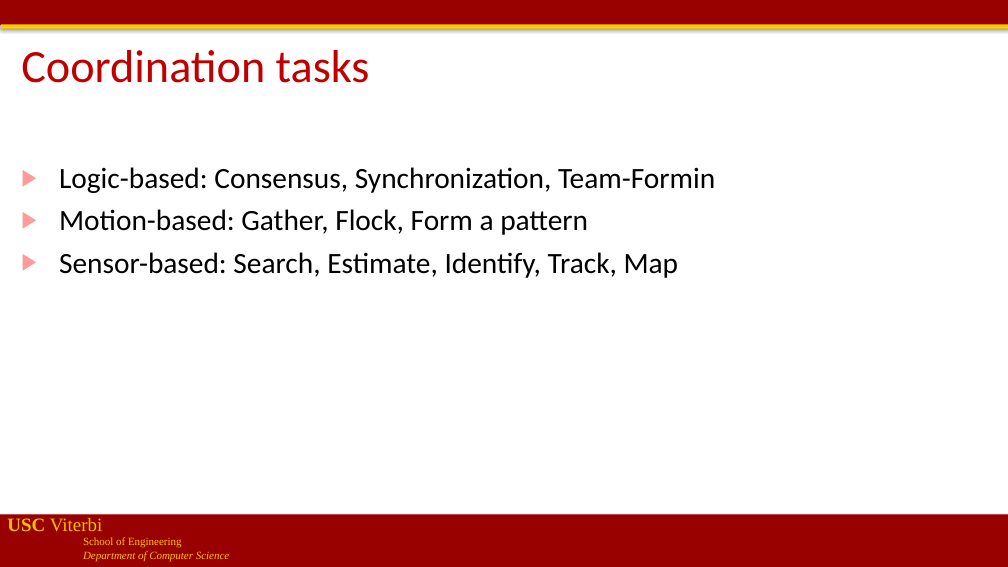
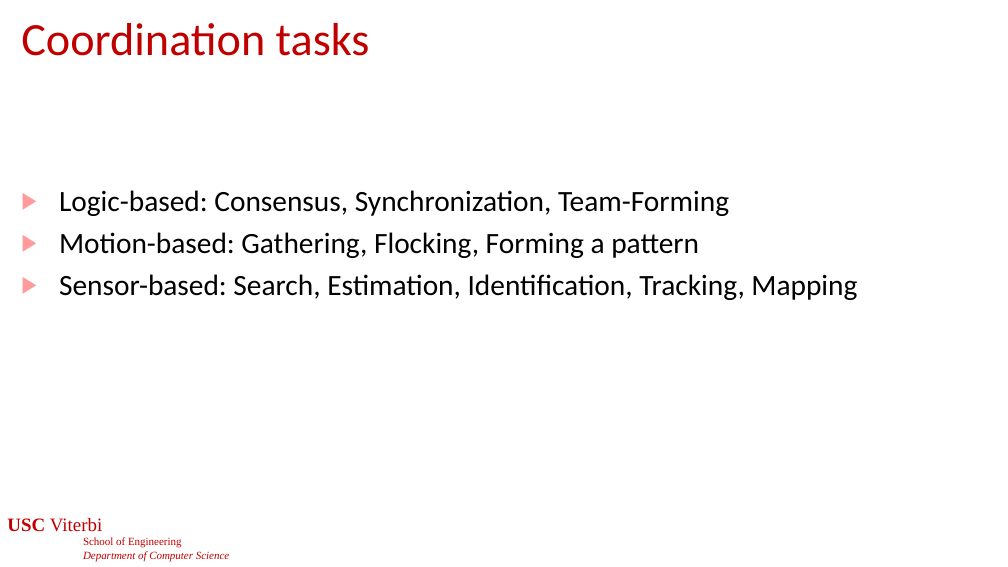
Before and after one commit to jdeshmukh/jdeshmukh.github.io, a slide deck: slide 5 of teaching/cs513slides/lecture13-communication-and-security.pptx. Drawn at 1008x567 pixels with LibreOffice and Linux fonts; fonts in the diff are those of the drawing; background and template pictures are left out. Boxes give left, top, right and bottom in pixels: in the first picture for what was removed or moved away, otherwise in the second. Text is boxed around its words. In the diff, an @@ line names an element or a change of style, - is before the commit and + after.

```diff
--- a/teaching/cs513slides/lecture13-communication-and-security.pptx
+++ b/teaching/cs513slides/lecture13-communication-and-security.pptx
@@ rectangle removed at [0, 0, 1008, 25] @@
@@ rectangle removed at [1, 24, 1008, 29] @@
@@ title "Coordination tasks": place and size @@
-title "Coordination tasks" at [21, 50, 370, 83]
+title "Coordination tasks" at [21, 23, 370, 56]
@@ text at [59, 190, 857, 300]: text changed @@
-▶ Logic-based: Consensus, Synchronization, Team-Formin
-▶ Motion-based: Gather, Flock, Form a pattern
-▶ Sensor-based: Search, Estimate, Identify, Track, Map
+▶ Logic-based: Consensus, Synchronization, Team-Forming
+▶ Motion-based: Gathering, Flocking, Forming a pattern
+▶ Sensor-based: Search, Estimation, Identification, Tracking, Mapping
@@ text "USC Viterbi" at [7, 518, 229, 561]: text colour #FFC000 to #C00000 @@
@@ rectangle removed at [0, 515, 1008, 567] @@
```
Also in this commit, not shown: 65 other slides changed, 2 slides added, 2 slides removed, 4 other files.
